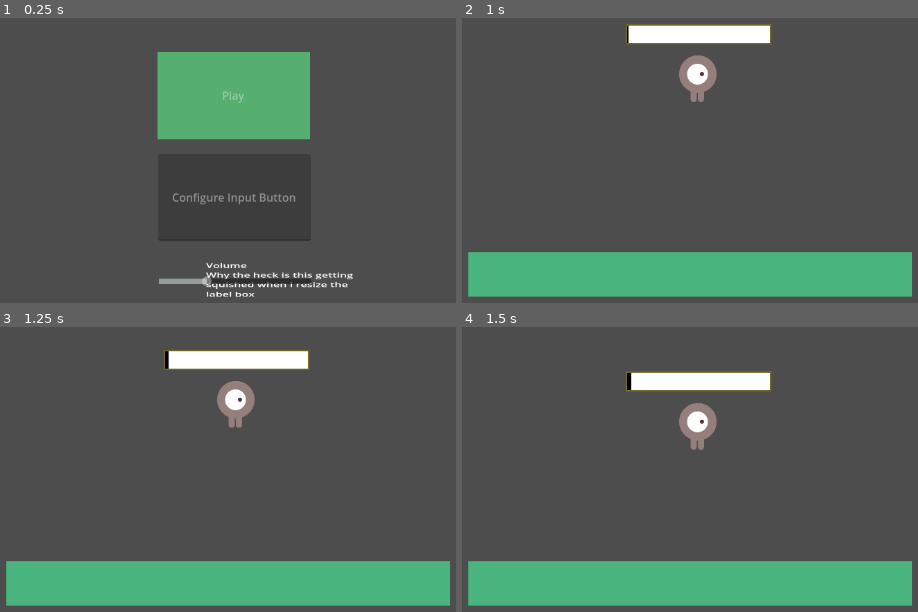
Above: before the commit, frames 1-4 (two rows, left to right).
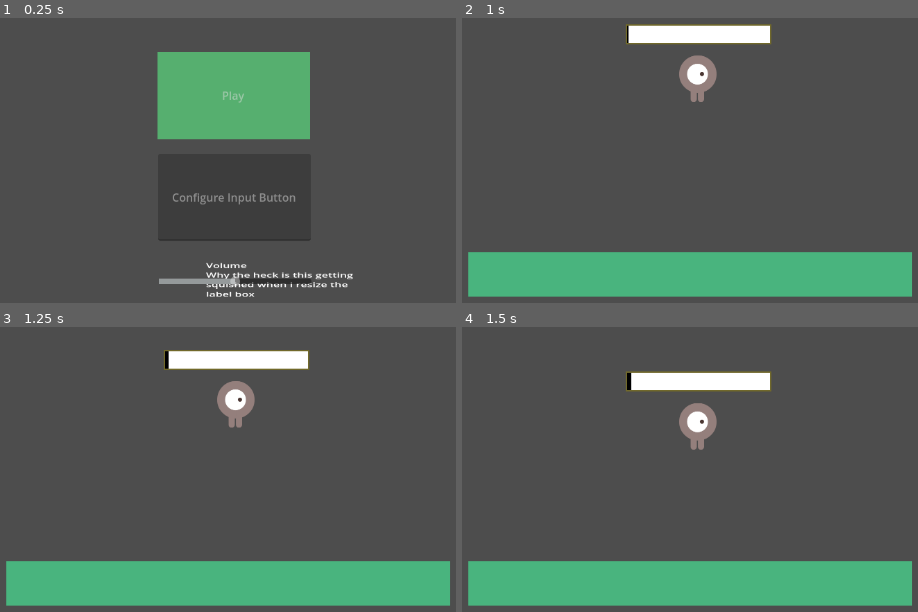
Above: after the commit, the same moments.

Repository: alx168/Bat_in_a_cave
Game: Godot game, scene res://main_menu.tscn
The game is run twice, just before and just after one commit, with the same random seed, the same clock (stepped at 60 frames per second) and the same inputs.
Inputs:
- Up to frame 1 (0.25 s): no input
- Up to frame 2 (1 s): tap Enter at 0.5 s; hold Space (button_press) from 0.53 s (still down)
- Up to frame 3 (1.25 s): keep holding Space (button_press)
- Up to frame 4 (1.5 s): release Space (button_press) at 1.28 s; tap Space (button_press) at 1.35 s

The runs differ from the first frame. In frame 1, 0.2% of the frame differs, in the area x 44-53%, y 90-95%; in frame 2, nothing differs; in frame 3, nothing differs; in frame 4, nothing differs.

Commit message:
adding control to volume slider

Diff:
--- a/scripts/menus/control_configuration_option.gd
+++ b/scripts/menus/control_configuration_option.gd
@@ -2,5 +2,6 @@
 extends MenuOption
 
 # Called every frame. 'delta' is the elapsed time since the previous frame.
-func _process_option_held(delta: float) -> void:
-	print("moooooo I'm a cow")
+func _process_option_held(delta: float, held: bool) -> void:
+	if held:
+		print("moooooo I'm a cow")
--- a/scripts/menus/main_menu.gd
+++ b/scripts/menus/main_menu.gd
@@ -23,5 +23,8 @@
 		all_menu_options[highlighted_option_index].release_focus()
 		highlighted_option_index = (highlighted_option_index+1)%len(all_menu_options)
 		all_menu_options[highlighted_option_index].grab_focus()
-	elif user_input == InputManager.InputType.HELD:
-		all_menu_options[highlighted_option_index]._process_option_held(delta)
+	else:
+		all_menu_options[highlighted_option_index]._process_option_held(
+			delta,
+			user_input == InputManager.InputType.HELD
+		)
--- a/scripts/menus/menu_option.gd
+++ b/scripts/menus/menu_option.gd
@@ -5,5 +5,6 @@
 var option_confirm_hold_threhold: float = 3.0
 var option_style: StyleBoxFlat = get_theme_stylebox("panel")
 
-func _process_option_held(dTime: float) -> void:
-	print("Godot apparently doesn't have abstract base classes... override me!")
+func _process_option_held(dTime: float, held: bool) -> void:
+	if held:
+		print("Godot apparently doesn't have abstract base classes... override me!")
--- a/scripts/menus/start_level_option.gd
+++ b/scripts/menus/start_level_option.gd
@@ -1,5 +1,6 @@
 class_name StartLevelOption
 extends MenuOption
 
-func _process_option_held(dTime: float) -> void:
-	get_tree().change_scene_to_file("res://player.tscn")
+func _process_option_held(dTime: float, held: bool) -> void:
+	if held:
+		get_tree().change_scene_to_file("res://player.tscn")
--- a/scripts/menus/volume_option.gd
+++ b/scripts/menus/volume_option.gd
@@ -1,11 +1,19 @@
 class_name VolumeOption
 extends MenuOption
 
-#func _ready() -> void:
-	## TODO get initial volume
-	#pass # Replace with function body.
+var volume_slider: HSlider
+var volume_change_rate: float = 20
+var volume_float: float = 100 # storing as a float because the slider truncates updates that are too small
 
-func _process_option_held(dTime: float) -> void:
-	# TODO while option is selected, decrease the volume,
-	# but if the button is being held, (slowly) increase the volume
-	pass
+func _ready() -> void:
+	volume_float = 50.0
+	volume_slider = get_node(".")
+	volume_slider.value = volume_float
+
+func _process_option_held(dTime: float, held: bool) -> void:
+	if held:
+		volume_float += volume_change_rate*dTime
+		volume_slider.value = volume_float
+	else:
+		volume_float -= volume_change_rate*dTime
+		volume_slider.value = volume_float
Not shown, changed: .gitignore
